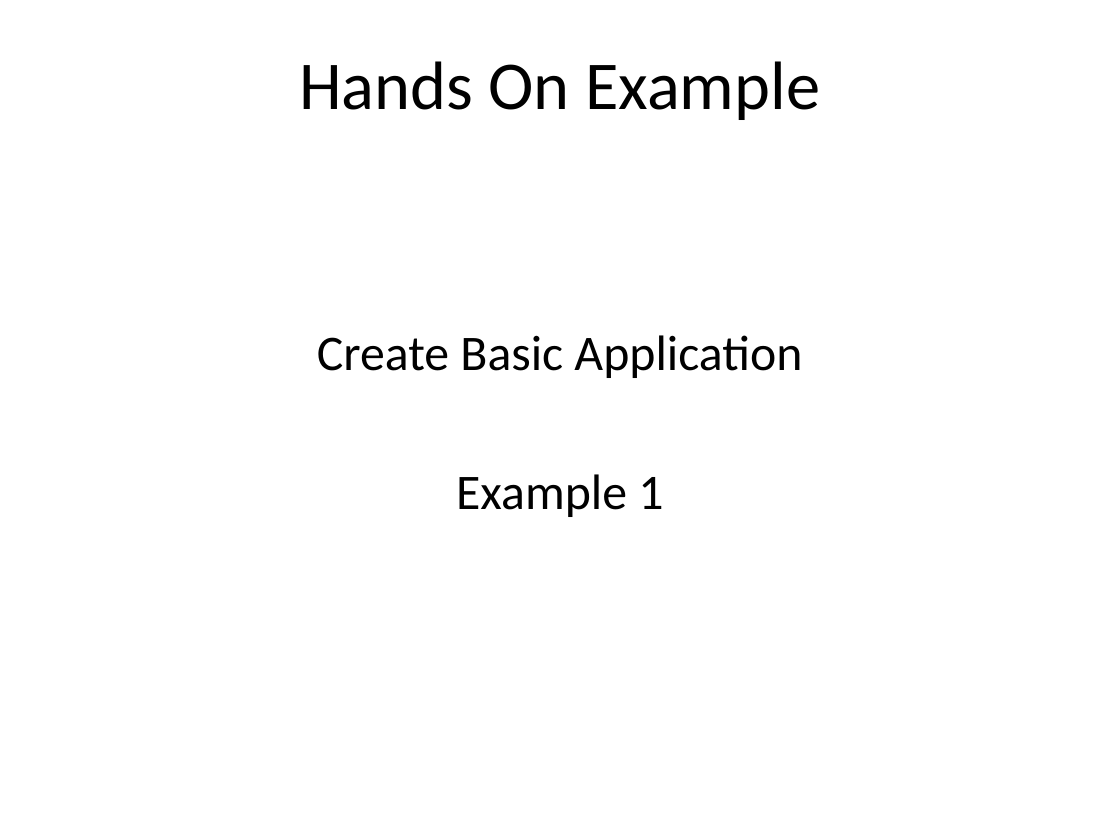
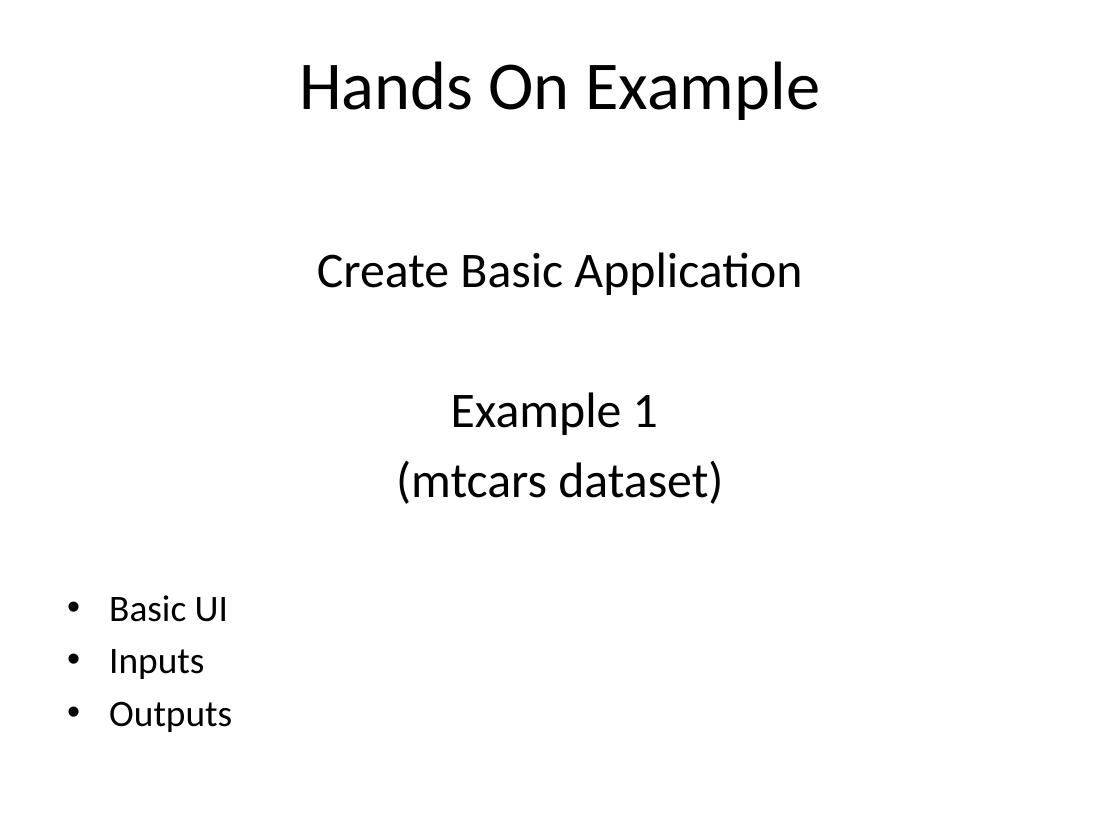
Before and after one commit to cabradbury/shiny-apps-part1, a slide deck: slide 13 of Presentation.pptx. Drawn at 1120x840 pixels with LibreOffice and Linux fonts; fonts in the diff are those of the drawing. Boxes give left, top, right and bottom in pixels: in the first picture for what was removed or moved away, otherwise in the second. Text is boxed around its words. In the diff, an @@ line names an element or a change of style, - is before the commit and + after.

```diff
--- a/Presentation.pptx
+++ b/Presentation.pptx
@@ text "Create Basic Application" moved from (x1=317, y1=335, x2=802, y2=517) to (x1=109, y1=252, x2=802, y2=732) @@
@@ text at (x1=109, y1=461, x2=723, y2=732): paragraphs added @@
+(mtcars dataset)
+• Basic UI
+• Inputs
+• Outputs
```
Also in this commit, not shown: 1 other slide changed, 2 slides added.
